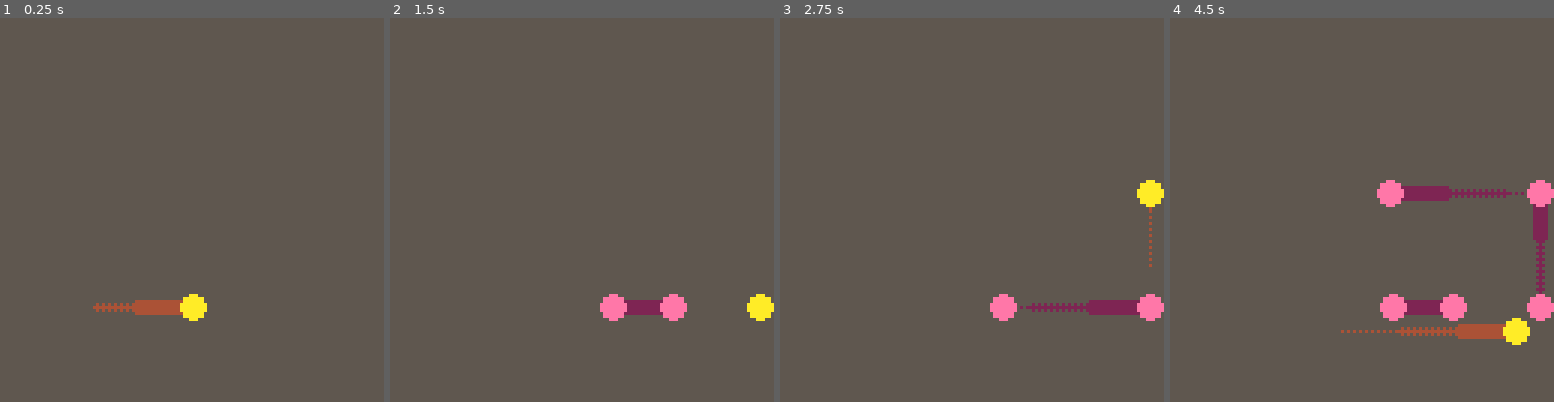
Above: before the commit, frames 1-4 (left to right).
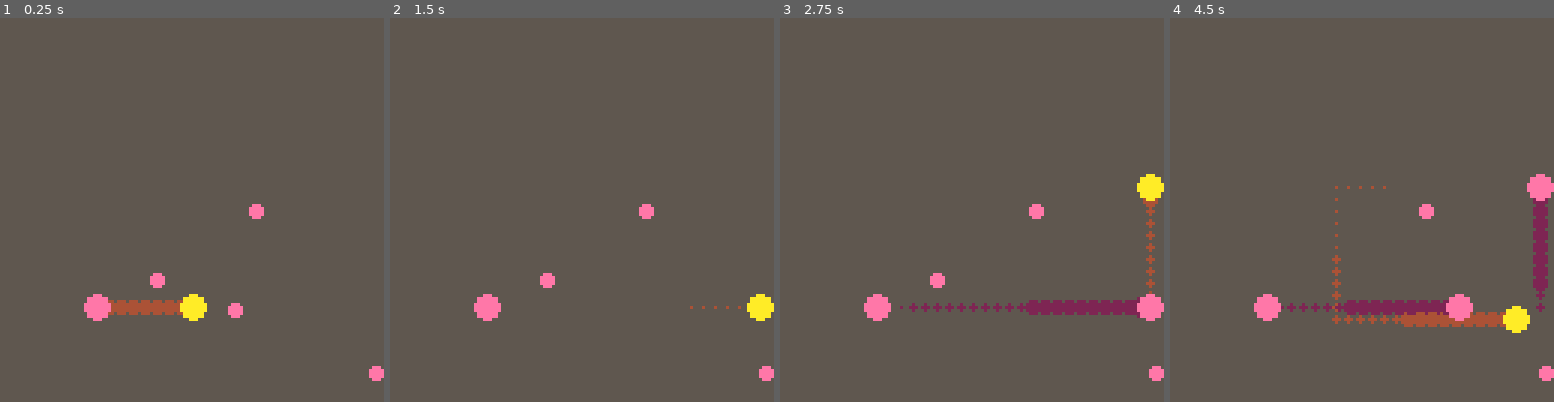
Above: after the commit, the same moments.

Repository: beetrootpaul/avoid-your-past
Game: PICO-8 cartridge mini-jam-111.p8
Two runs of this game, one before a commit and one after it. Both use one fixed random seed, a clock stepped at 60 frames per second and the inputs below.
Inputs:
- Up to frame 1 (0.25 s): no input
- Up to frame 2 (1.5 s): tap X (X key) at 0.33, 1.07 s; tap O (Z key) at 0.7 s
- Up to frame 3 (2.75 s): hold Right 1.6-2.1 s; tap O (Z key) at 1.7, 2.1, 2.5 s; tap X (X key) at 1.85 s; hold Up 2.15-2.42 s; hold Right from 2.47 s (still down)
- Up to frame 4 (4.5 s): tap O (Z key) every 0.4 s from 2.9 to 4.1 s; tap X (X key) at 2.97, 4.08 s; release Right at 3.03 s; hold Left 3.08-3.58 s; hold Down 3.63-3.97 s; hold Right from 4.02 s (still down)

The runs differ from the first frame. In frame 1, 1.1% of the frame differs, in the area x 21-100%, y 48-95%; in frame 2, 1.9%; in frame 3, 2.2%; in frame 4, 5.9%, in the area x 21-100%, y 40-95%.

Commit message:
memory triggers

Diff:
--- a/ide_support/pico8_api.lua
+++ b/ide_support/pico8_api.lua
@@ -21,7 +21,7 @@
 ---
 --- @param tbl table
 --- @param val any
---- @param index number, optional
+--- @param index number optional
 function add(tbl, val, index)
 end
 
@@ -56,8 +56,8 @@
 ---
 --- CAMERA() to reset
 ---
---- @param x number, optional in pair with y
---- @param y number, optional in pair with x
+--- @param x number optional in pair with y
+--- @param y number optional in pair with x
 function camera(x, y)
 end
 
@@ -107,6 +107,26 @@
 --- Clear the screen and reset the clipping rectangle.
 --- @param col number optional, default: black
 function cls(col)
+end
+
+--- Delete the first instance of value VAL in table TBL.
+---
+--- The remaining entries are shifted left one index to avoid holes.
+---
+--- Note that VAL is the value of the item to be deleted, not the index into the table.
+--- (To remove an item at a particular index, use DELI instead).
+--- DEL returns the deleted item, or returns no value when nothing was deleted.
+---
+--- @param tbl table
+--- @param val any value to be deleted
+function del(tbl, val)
+end
+
+--- Like DEL(), but remove the item from table TBL at index I When I is not given, the last element of the table is removed and returned.
+---
+--- @param tbl table
+--- @param i number index, optional
+function deli(tbl, i)
 end
 
 --- Special system command, where CMD_STR is a string:
@@ -315,6 +335,17 @@
 function rectfill(x0, y0, x1, y1, col)
 end
 
+--- Returns a random number n, where 0 <= n < x
+---
+--- If you want an integer, use flr(rnd(x)).
+---
+--- If x is an array-style table, return a random element between table[1]
+--- and table[#table].
+---
+--- @param x number|table
+function rnd(x)
+end
+
 --- Returns the cosine or sine of x, where 1.0 means a full turn.
 ---
 --- PICO-8's SIN() returns an inverted result to suit screenspace (where Y means "DOWN", as opposed to mathematical diagrams where Y typically means "UP").
@@ -366,6 +397,7 @@
 end
 
 --- Draw sprite N (0..255) at position X,Y
+---
 --- @param n number
 --- @param x number
 --- @param y number
@@ -376,6 +408,13 @@
 function spr(n, x, y, w, h, flip_x, flip_y)
 end
 
+--- Return the square root of x
+---
+--- @param x number
+--- @return number
+function sqrt(x)
+end
+
 --- Grab a substring from string str, from pos0 up to and including pos1.
 --- When POS1 is not specified, the remainder of the string is returned.
 --- When POS1 is specified, but not a number, a single character at POS0 is returned.
--- a/mini-jam-111.p8
+++ b/mini-jam-111.p8
@@ -6,9 +6,11 @@
 
 #include src/utils.lua
 
-#include src/player.lua
+#include src/item.lua
+#include src/level.lua
 #include src/memory.lua
 #include src/memory_chain.lua
+#include src/player.lua
 #include src/trail_particle.lua
 
 #include src/main.lua
--- /dev/null
+++ b/src/item.lua
@@ -0,0 +1,27 @@
+function new_item(params)
+    local x = params.x
+    local y = params.y
+    local color = params.color
+
+    local it = {}
+
+    local r = 2
+
+    it.is_colliding_with = function(p)
+        local collision_circle_x = p.collision_circle_x
+        local collision_circle_y = p.collision_circle_y
+        local collision_circle_r = p.collision_circle_r
+
+        local distance_x = abs(collision_circle_x - x)
+        local distance_y = abs(collision_circle_y - y)
+        local distance = sqrt(distance_x*distance_x + distance_y*distance_y)
+
+        return distance < collision_circle_r + r
+    end
+
+    it.draw = function()
+        circfill(x, y, r, color)
+    end
+
+    return it;
+end
--- /dev/null
+++ b/src/level.lua
@@ -0,0 +1,43 @@
+function new_level(params)
+    local number_of_memory_triggers = params.number_of_memory_triggers
+
+    local l = {
+        memory_triggers = {}
+    }
+
+    for _ = 1, number_of_memory_triggers do
+        add(l.memory_triggers, new_item({
+            -- TODO: make sure items won't overlap and won't overflow outside viewport
+            x = rnd(u.screen_edge_length),
+            y = rnd(u.screen_edge_length),
+            color = u.colors.pink,
+        }))
+    end
+
+    l.handle_collisions = function(p)
+        local collision_circle_x = p.collision_circle_x
+        local collision_circle_y = p.collision_circle_y
+        local collision_circle_r = p.collision_circle_r
+        local on_memory_trigger = p.on_memory_trigger
+
+        for memory_trigger in all(l.memory_triggers) do
+            local is_colliding = memory_trigger.is_colliding_with({
+                collision_circle_x = collision_circle_x,
+                collision_circle_y = collision_circle_y,
+                collision_circle_r = collision_circle_r,
+            })
+            if is_colliding then
+                del(l.memory_triggers, memory_trigger)
+                on_memory_trigger()
+            end
+        end
+    end
+
+    l.draw = function()
+        for memory_trigger in all(l.memory_triggers) do
+            memory_trigger.draw()
+        end
+    end
+
+    return l;
+end
--- a/src/main.lua
+++ b/src/main.lua
@@ -1,4 +1,8 @@
 u = new_utils()
+
+local level = new_level({
+    number_of_memory_triggers = 4
+})
 
 local player = new_player({
     x = u.screen_edge_length * 1 / 4,
@@ -10,10 +14,16 @@
 
 local trail_particles = {}
 
-function _init()
+function add_memory()
+    local last_memory = memory_chain.last_memory_or_player(player)
+    last_memory.memory = new_memory({ origin = last_memory })
 end
 
-function _update60()
+function _init()
+    add_memory()
+end
+
+function _update()
     if btnp(u.buttons.l) then
         player.direct_left()
     end
@@ -26,10 +36,12 @@
     if btnp(u.buttons.d) then
         player.direct_down()
     end
-    if btnp(u.buttons.x) then
-        local last_memory = memory_chain.last_memory_or_player(player)
-        last_memory.memory = new_memory({ origin = last_memory })
-    end
+    level.handle_collisions({
+        collision_circle_x = player.x,
+        collision_circle_y = player.y,
+        collision_circle_r = player.r,
+        on_memory_trigger = add_memory
+    })
     add(trail_particles, new_trail_particle({
         x = player.x,
         y = player.y,
@@ -58,6 +70,7 @@
 
 function _draw()
     cls(u.colors.dark_grey)
+    level.draw()
     for i = 1, #trail_particles do
         trail_particles[i].draw()
     end
@@ -66,3 +79,10 @@
         memory.draw()
     end)
 end
+
+-- TODO: extract some noise out of main.lua
+-- TODO: SFXs
+-- TODO: VFXs
+-- TODO: start game state
+-- TODO: color changer, memories not harmful nor visible in same color
+-- TODO: keys to collect to open level's exit
--- a/src/player.lua
+++ b/src/player.lua
@@ -5,7 +5,7 @@
         r = 4,
     }
 
-    local default_speed = 2
+    local default_speed = 4
     local dx = default_speed
     local dy = 0
 
